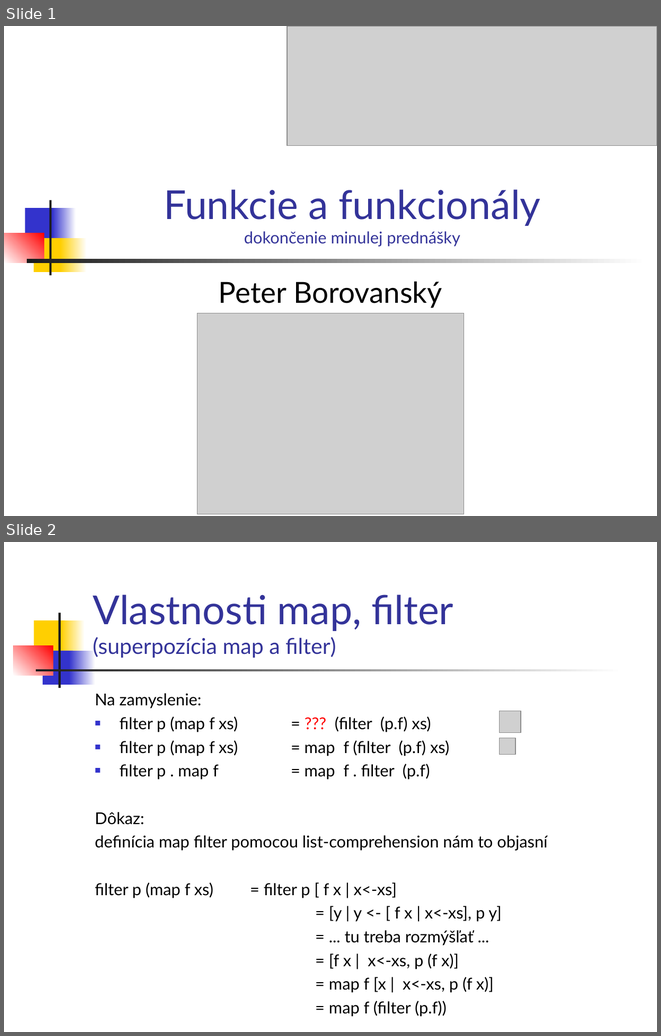
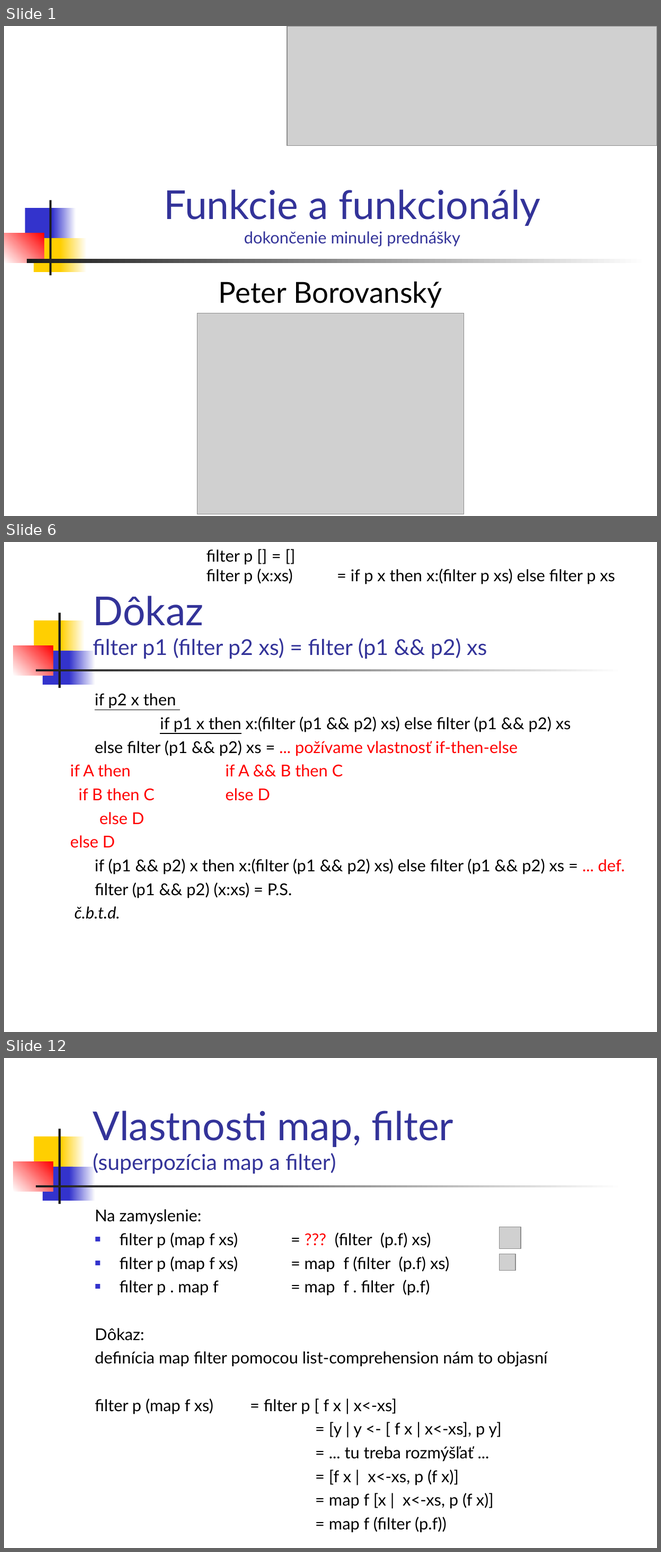
Before and after one commit to Funkcionalne/Prednasky, a slide deck: 03/03_fpro.ppt. Shown one above the other, each under a label of ours: slides 1 and 2 before the commit, slides 1, 6 and 12 after it; the slides between them are not shown. The pictures are 661x1036 and 661x1552 pixels, drawn with LibreOffice and Linux fonts; fonts in the diff are those of the drawing; grey boxes stand for pictures. Boxes give left, top, right and bottom in pixels: in the first picture for what was removed or moved away, otherwise in the second. Text is boxed around its words. In the diff, an @@ line names an element or a change of style, - is before the commit and + after.

```diff
--- a/03/03_fpro.ppt
+++ b/03/03_fpro.ppt
@@ slide 6 added at [4, 542, 657, 1032], background #FFFFFF; not listed: 7 template elements that a slide beside it also shows @@
@@ text added at [206, 549, 615, 584], 18 pt, text #000000 @@
+filter p [] = []
+filter p (x:xs) = if p x then x:(filter p xs) else filter p xs
@@ title added at [93, 596, 487, 659], 24 pt, text #333399 @@
+Dôkaz
+filter p1 (filter p2 xs) = filter (p1 && p2) xs
@@ text added at [70, 693, 625, 919], 18 pt, text #000000 @@
+if p2 x then
+if p1 x then x:(filter (p1 && p2) xs) else filter (p1 && p2) xs
+else filter (p1 && p2) xs = ... požívame vlastnosť if-then-else
+if A then if A && B then C
+if B then C else D
+else D
+else D
+if (p1 && p2) x then x:(filter (p1 && p2) xs) else filter (p1 && p2) xs = ... def.
+filter (p1 && p2) (x:xs) = P.S.
+č.b.t.d.
@@ what was slide 2 is now slide 12 @@
```
Also in this commit, not shown: 1 slide changed, 9 other slides added, 2 other files.
